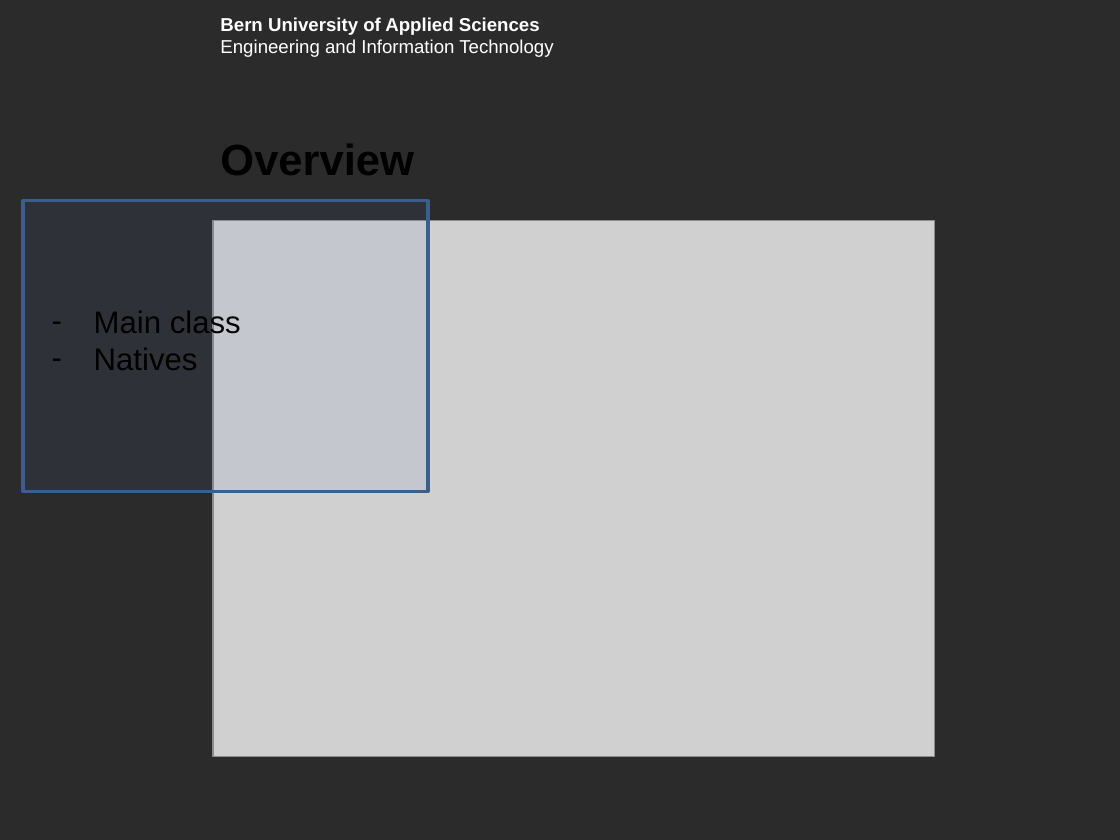
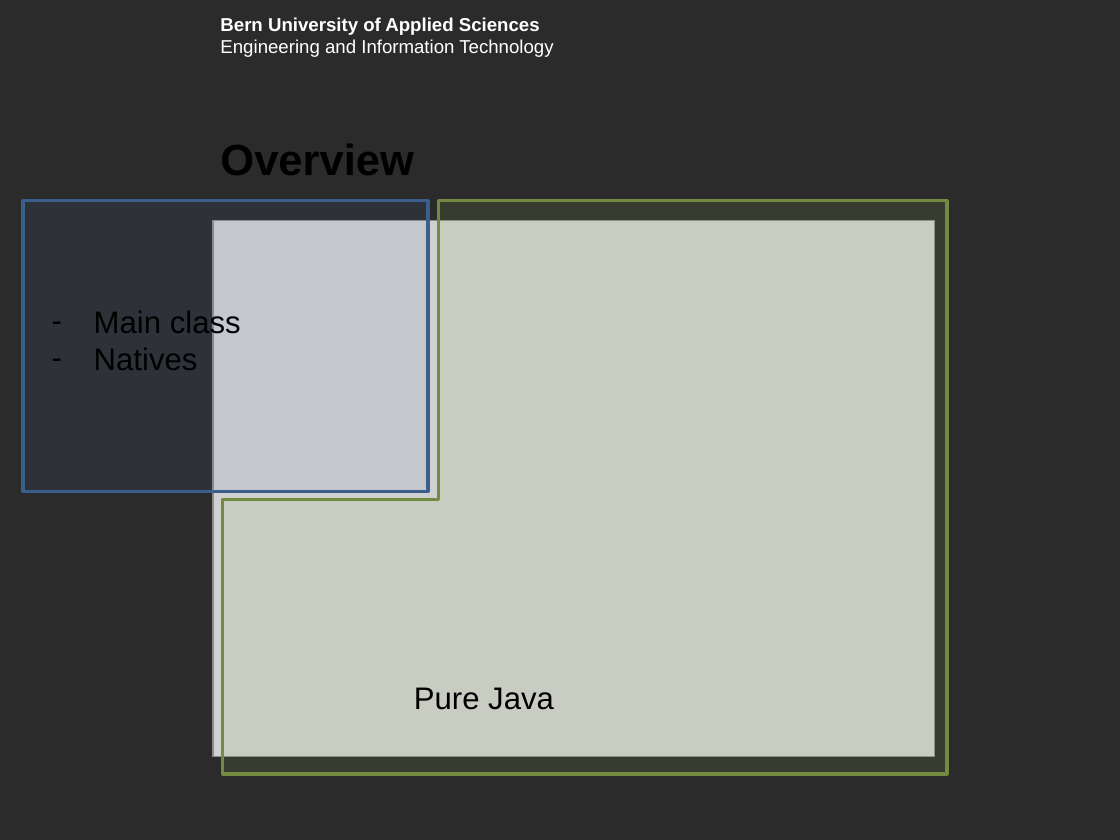
Before and after one commit to boskoop/comet-pinball, a slide deck: slide 11 of doc/presentation/presentation.pptx (slide 13 before the commit). Drawn at 1120x840 pixels with LibreOffice and Linux fonts; fonts in the diff are those of the drawing; grey boxes stand for pictures; background and template pictures are left out; a plain dark background stands for a picture behind light text. Boxes give left, top, right and bottom in pixels: in the first picture for what was removed or moved away, otherwise in the second. Text is boxed around its words. In the diff, an @@ line names an element or a change of style, - is before the commit and + after.

```diff
--- a/doc/presentation/presentation.pptx
+++ b/doc/presentation/presentation.pptx
@@ corner added at (223, 200, 946, 774), fill #9BBB59 at 12% opacity, outline #738A42 2 pt @@
@@ text added at (414, 687, 554, 710), 20 pt, text #000000 @@
+Pure Java
```
Also in this commit, not shown: 1 other slide changed, 2 slides added, 2 slides removed.
